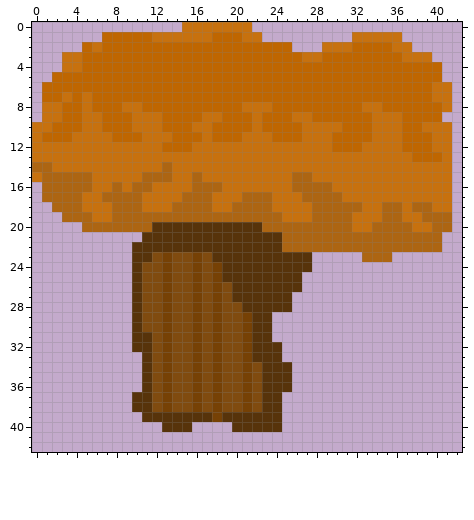
Two states of a pixel-art sprite, res/tiles/fall/deco/tree.png. Above is the file before it was changed.
The file is 43x43 pixels.
New version:
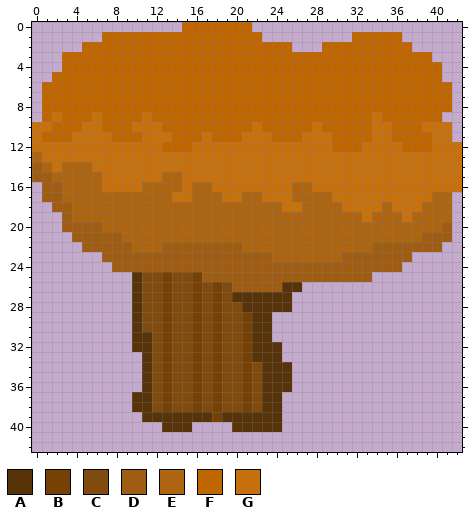
Palette (. is transparent): A #57330a  B #764105  C #804b0f  D #9e5d12  E #ad6512  F #bf6600  G #c7710e
From old to new:
The author put colour D in row 20 at x 3 to 4; in row 21 at x 4 to 8 and 41; in row 22 at x 5 to 9; in row 23 at x 7 to 9, 31 to 32 and 36 to 37; in row 24 at x 8 to 9 and 28 to 36; in row 25 at x 27 to 33.
Colour A becomes colour D in row 22 at x 13 to 20; in row 23 at x 10 to 11 and 18 to 23; in row 24 at x 10 and 19 to 27; in row 25 at x 19 to 26; in row 26 at x 20 to 24.
Colour B becomes colour D in row 23 at x 13 and 16; in row 24 at x 13, 16 and 18; in row 25 at x 18.
Colour C becomes colour D in row 23 at x 12, 14 to 15 and 17; in row 24 at x 11 to 12, 14 to 15 and 17; in row 25 at x 17.
Colour E becomes colour D in row 14 at x 0; in row 15 at x 1; in rows 16 to 17 at x 1 to 2; in row 18 at x 2 to 3; in row 19 at x 3; in row 20 at x 5 to 6 and 41.
Colour E becomes colour D in row 21 at x 39 to 40; in row 22 at x 34 to 40; in row 23 at x 33 to 35.
Colour G becomes colour D in row 15 at x 0.
The author put colour E in row 21 at x 9 to 10; in row 23 at x 28 to 30.
Colour A becomes colour E in row 20 at x 12 to 22; in row 21 at x 11 to 24; in row 22 at x 10 to 12 and 21 to 24; in row 23 at x 24 to 27.
Colour G becomes colour E in row 13 at x 0; in row 14 at x 3 to 5; in row 15 at x 6 and 14; in row 16 at x 6 and 12 to 14; in row 17 at x 5 to 6, 11 to 13, 18, 26 and 40 to 41; in row 18 at x 5 to 7, 11 to 13, 18 to 19, 24, 27 and 40 to 41.
Colour G becomes colour E in row 19 at x 6 to 7, 25 to 27, 32, 34 and 38; in row 20 at x 32 to 33 and 38 to 39.
Colour G becomes colour F in row 0 at x 15 to 21; in row 1 at x 12 to 17, 21 to 22 and 32 to 36; in row 2 at x 6, 29 to 31 and 36 to 37; in row 3 at x 3 to 4, 27 to 28 and 37 to 39; in row 4 at x 3 to 4; in row 6 at x 40 to 41.
Colour G becomes colour F in row 7 at x 3, 5 and 40 to 41; in row 8 at x 1 to 2, 5, 9 to 10, 21 to 23, 33 to 34 and 41; in row 9 at x 1, 5, 10, 12, 17 to 18, 22, 26 to 27 and 35 to 36; in row 10 at x 16 to 17, 27, 29 to 30 and 36; in row 11 at x 36.
The author put colour G in rows 12 to 16 at x 42.
Colour E becomes colour G in row 14 at x 13; in row 15 at x 11 to 12, 16 and 26 to 27; in row 16 at x 8, 10, 18 and 28 to 29; in row 17 at x 15, 23 and 30; in row 18 at x 31 to 32, 36 and 38.
Colour F becomes colour G in row 13 at x 38 to 40.
Where, in picture pixels (left, top, right, bottom), the same in both pictures:
changed: (32, 22, 462, 292)
